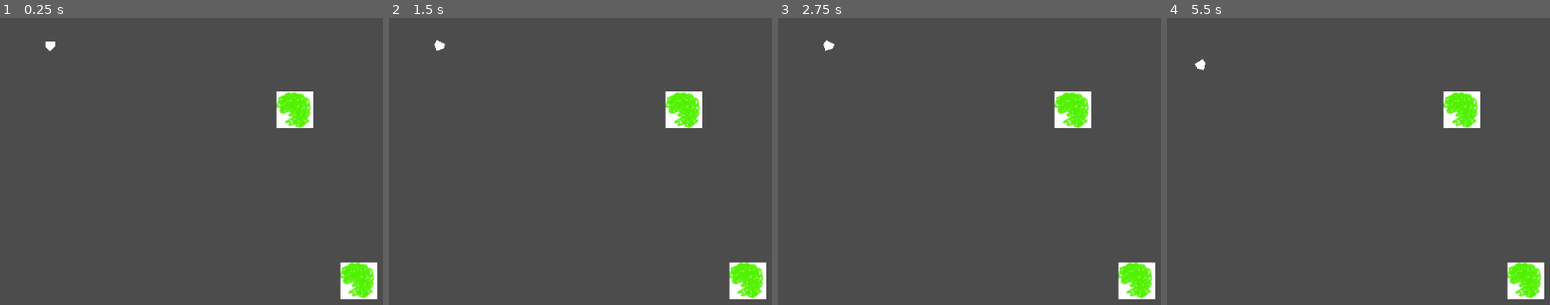
Above: before the commit, frames 1-4 (left to right).
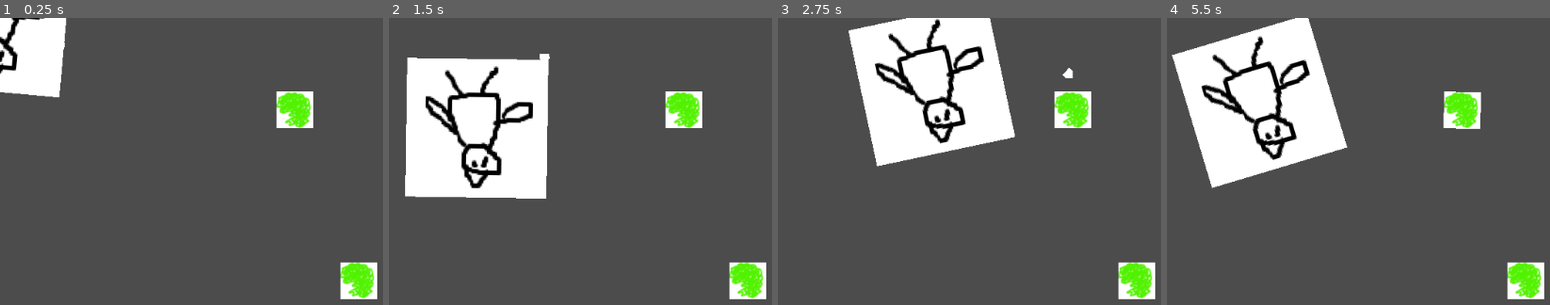
Above: after the commit, the same moments.

Repository: GameDrivenDesign/HareDerLage
Game: Godot game, scene res://game/game.tscn
The game is run twice, just before and just after one commit, with the same random seed, the same clock (stepped at 60 frames per second) and the same inputs.
Inputs:
- Up to frame 1 (0.25 s): no input
- Up to frame 2 (1.5 s): hold D (right) 0.53-1.28 s; hold A (left) from 1.28 s (still down)
- Up to frame 3 (2.75 s): release A (left) at 2.03 s; hold D (right) from 2.03 s (still down)
- Up to frame 4 (5.5 s): release D (right) at 2.78 s; hold W (up) 2.78-3.53 s; hold A (left) from 3.53 s (still down)

The runs differ from the first frame. In frame 1, 4.3% of the frame differs, in the area x 0-18%, y 0-28%; in frame 2, 18%, in the area x 4-43%, y 7-63%; in frame 3, 17%; in frame 4, 18%.

Commit message:
a new challenger approached! the chicken wing is added to the scene

Diff:
--- a/game/game.tscn
+++ b/game/game.tscn
@@ -1,7 +1,8 @@
-[gd_scene load_steps=3 format=2]
+[gd_scene load_steps=4 format=2]
 
 [ext_resource path="res://comet/comet.tscn" type="PackedScene" id=1]
 [ext_resource path="res://spaceship.tscn" type="PackedScene" id=2]
+[ext_resource path="res://spr_chickenWing.tscn" type="PackedScene" id=3]
 
 [node name="Node2D" type="Node2D" index="0"]
 
@@ -14,3 +15,5 @@
 position = Vector2( 487.563, 357.535 )
 
 [node name="spaceship" parent="." index="2" instance=ExtResource( 2 )]
+
+[node name="spr_chickenWing" parent="." index="3" instance=ExtResource( 3 )]
--- a/spr_chickenWing.gd
+++ b/spr_chickenWing.gd
@@ -16,5 +16,3 @@
 		var delta = target - position
 		var movement = delta.normalized() * speed
 		applied_force = movement
-		#print("movement: " + str(movement))
-		print(movement)
--- a/spr_chickenWing.tscn
+++ b/spr_chickenWing.tscn
@@ -8,7 +8,7 @@
 custom_solver_bias = 0.0
 extents = Vector2( 80.5634, 88.7136 )
 
-[node name="spr_chickenWing" type="RigidBody2D" index="0"]
+[node name="spr_chickenWing" type="RigidBody2D"]
 
 scale = Vector2( 1.54401, 1.6901 )
 input_pickable = false
